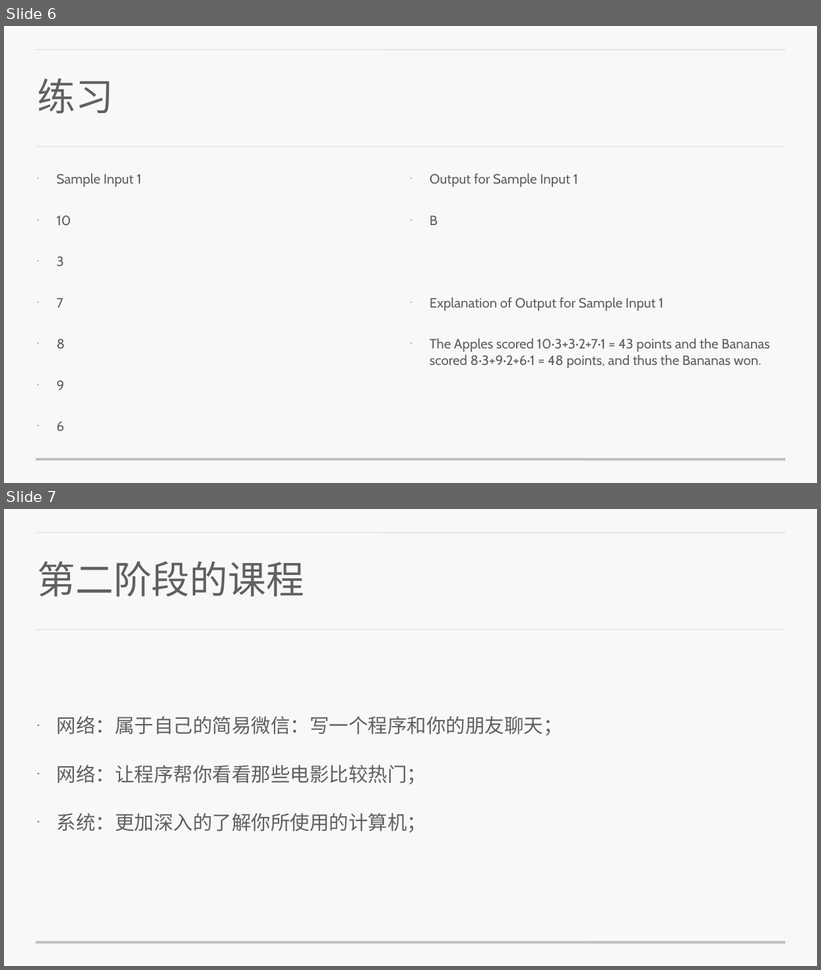
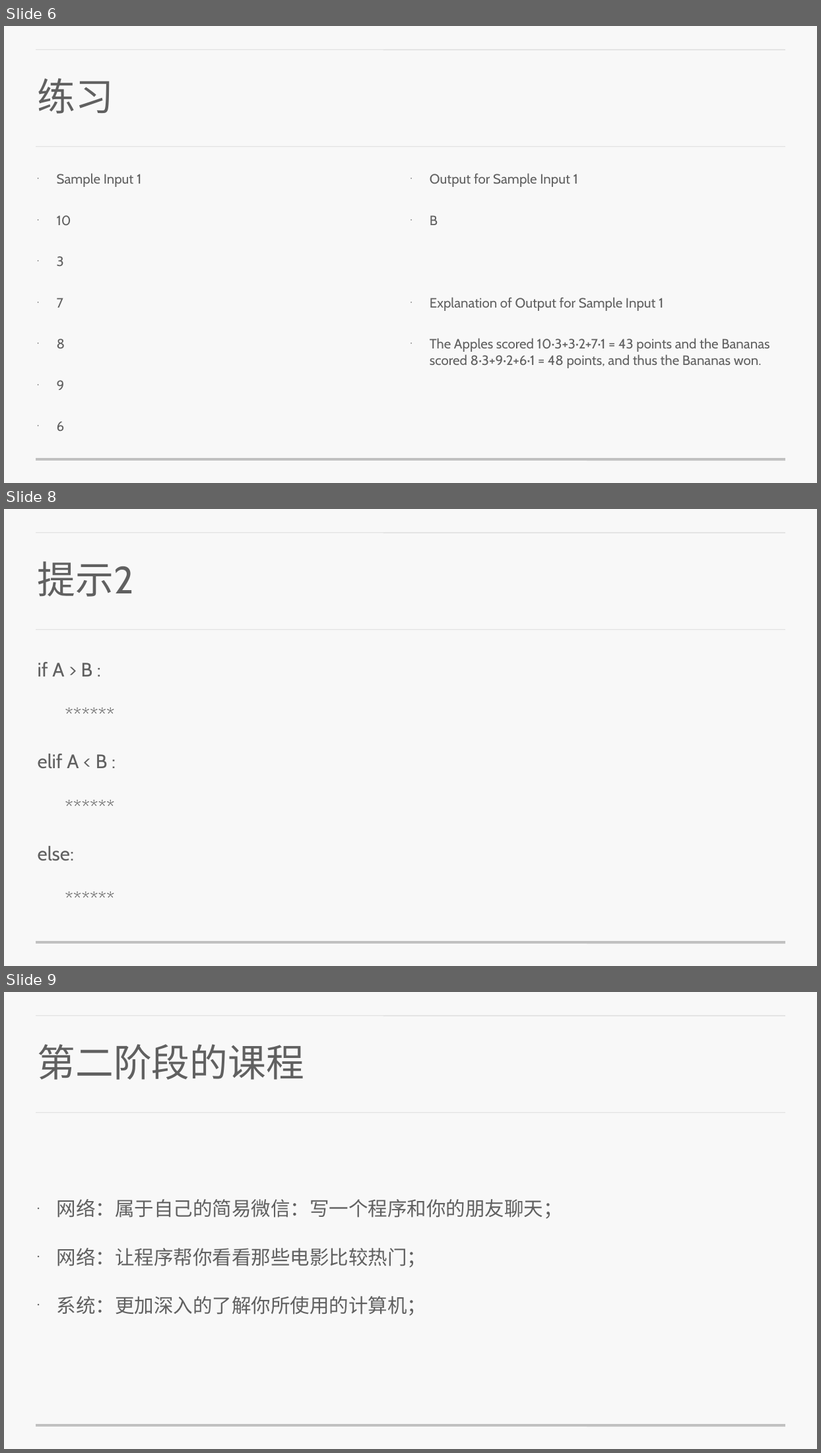
Before and after one commit to zhangyuenet/codefuture, a slide deck: python/Lecture12/第一阶段总结和训练191116.pptx. Shown one above the other, each under a label of ours: slides 6 and 7 before the commit, slides 6, 8 and 9 after it; the slides between them are not shown. The pictures are 821x970 and 821x1453 pixels, drawn with LibreOffice and Linux fonts; fonts in the diff are those of the drawing. Boxes give left, top, right and bottom in pixels: in the first picture for what was removed or moved away, otherwise in the second. Text is boxed around its words. In the diff, an @@ line names an element or a change of style, - is before the commit and + after.

```diff
--- a/python/Lecture12/第一阶段总结和训练191116.pptx
+++ b/python/Lecture12/第一阶段总结和训练191116.pptx
@@ slide 8 added at [4,509,817,966], background #F8F8F8; not listed: 3 template elements that a slide beside it also shows @@
@@ title added at [38,561,134,597], 90 pt, text #606060 @@
+提示2
@@ text added at [38,662,108,861], 46 pt, text #606060 @@
+if A > B :
+******
+elif A < B :
+******
+else:
+******
@@ what was slide 7 is now slide 9 @@
```
Also in this commit, not shown: 1 other slide added, 1 other file.
